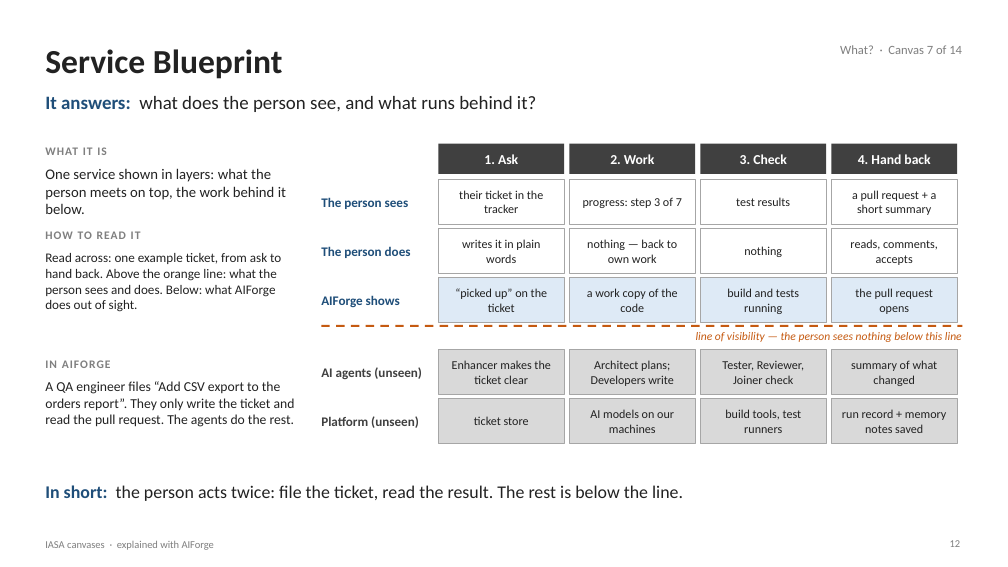
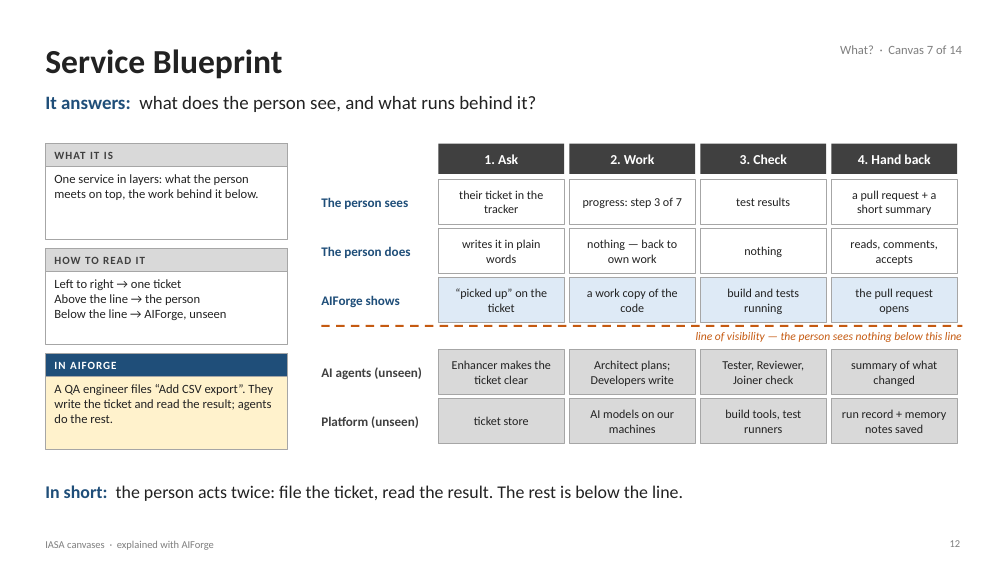
Before and after one commit to Manikanta-Reddy-Pasala/tools, a slide deck: slide 12 of course/iasa-aiforge/IASA-Canvases-with-AIForge.pptx. Drawn at 1008x567 pixels with LibreOffice and Linux fonts; fonts in the diff are those of the drawing. Boxes give left, top, right and bottom in pixels: in the first picture for what was removed or moved away, otherwise in the second. Text is boxed around its words. In the diff, an @@ line names an element or a change of style, - is before the commit and + after.

```diff
--- a/course/iasa-aiforge/IASA-Canvases-with-AIForge.pptx
+++ b/course/iasa-aiforge/IASA-Canvases-with-AIForge.pptx
@@ rectangle added at (x1=45, y1=144, x2=287, y2=240), fill #FFFFFF, outline #A6A6A6 0.75 pt @@
@@ rectangle added at (x1=45, y1=144, x2=287, y2=166), fill #D9D9D9, outline #A6A6A6 0.75 pt @@
@@ text "WHAT IT IS" moved from (x1=45, y1=147, x2=107, y2=155) to (x1=54, y1=152, x2=113, y2=159) @@
@@ text "WHAT IT IS" at (x1=54, y1=152, x2=113, y2=159): size 11 to 10.5 pt, text colour #7F7F7F to #404040; vertical alignment top to middle @@
@@ text at (x1=54, y1=174, x2=259, y2=200): text changed; size 14 to 12 pt @@
-One service shown in layers: what the person meets on top, the work behind it below.
+One service in layers: what the person meets on top, the work behind it below.
@@ rectangle added at (x1=45, y1=249, x2=287, y2=345), fill #FFFFFF, outline #A6A6A6 0.75 pt @@
@@ rectangle added at (x1=45, y1=249, x2=287, y2=271), fill #D9D9D9, outline #A6A6A6 0.75 pt @@
@@ text "HOW TO READ IT" at (x1=54, y1=257, x2=145, y2=264): size 11 to 10.5 pt, text colour #7F7F7F to #404040; vertical alignment top to middle @@
@@ text "HOW TO READ IT" moved from (x1=45, y1=231, x2=141, y2=239) to (x1=54, y1=257, x2=145, y2=264) @@
@@ text at (x1=54, y1=279, x2=226, y2=320): text changed; size 12.5 to 12 pt @@
-Read across: one example ticket, from ask to hand back. Above the orange line: what the person sees and does. Below: what AIForge does out of sight.
+Left to right → one ticket
+Above the line → the person
+Below the line → AIForge, unseen
@@ rectangle added at (x1=45, y1=354, x2=287, y2=450), fill #FFF2CC, outline #A6A6A6 0.75 pt @@
@@ rectangle added at (x1=45, y1=354, x2=287, y2=377), fill #1F4E79, outline #A6A6A6 0.75 pt @@
@@ text "IN AIFORGE" moved from (x1=45, y1=360, x2=111, y2=368) to (x1=54, y1=361, x2=116, y2=369) @@
@@ text "IN AIFORGE" at (x1=54, y1=361, x2=116, y2=369): size 11 to 10.5 pt, text colour #7F7F7F to #FFFFFF; vertical alignment top to middle @@
@@ text at (x1=54, y1=384, x2=273, y2=423): text changed; size 13 to 12 pt @@
-A QA engineer files “Add CSV export to the orders report”. They only write the ticket and read the pull request. The agents do the rest.
+A QA engineer files “Add CSV export”. They write the ticket and read the result; agents do the rest.
```
Also in this commit, not shown: 13 other slides changed, 2 other files.
